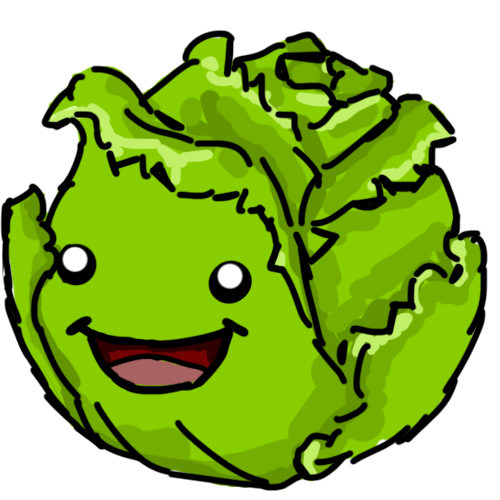
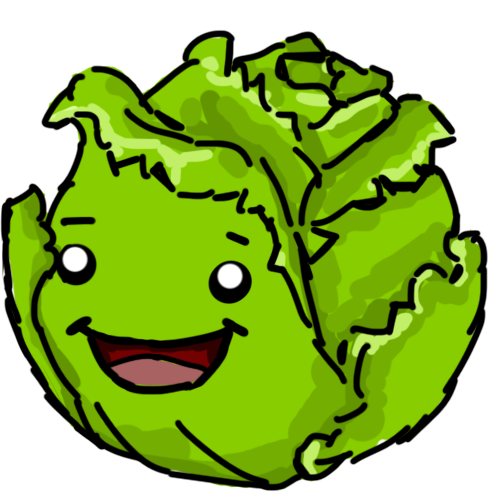
Before/after of a (500, 500) layered artwork. What changed in the layer stack:
added group "Happy" with 2 layers above "Layer 3" over [59, 216, 250, 247]
moved "Layer 6" into group "Happy", painted on it over [59, 216, 250, 247]
